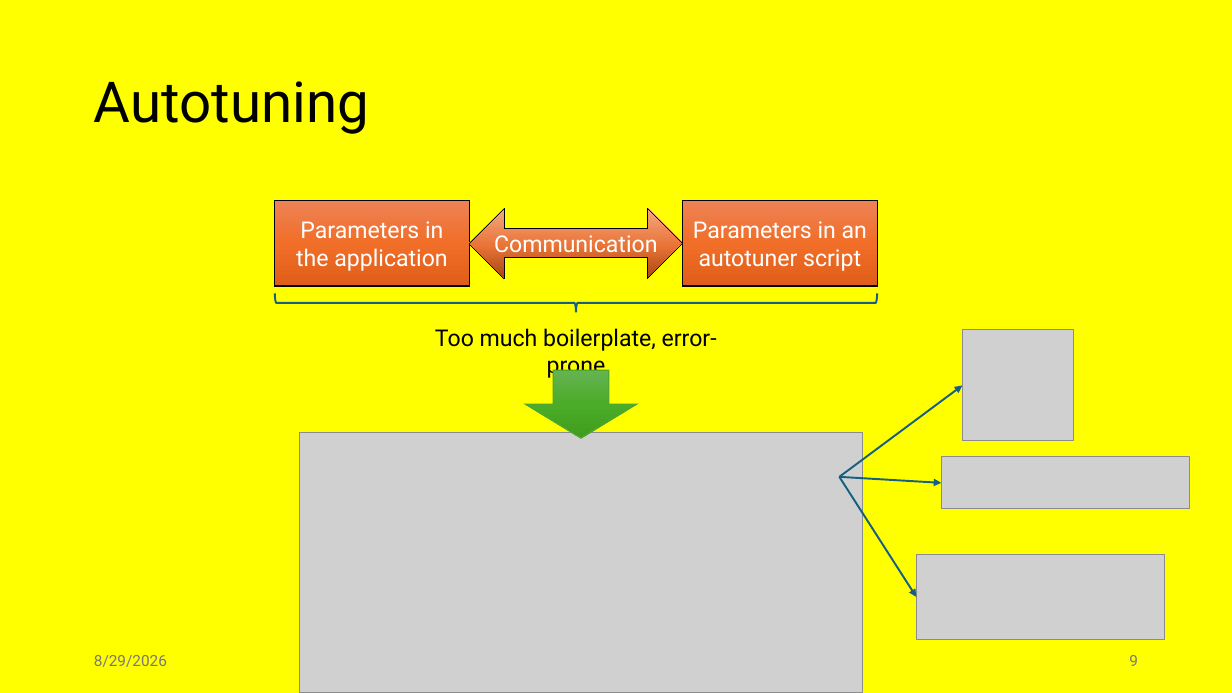
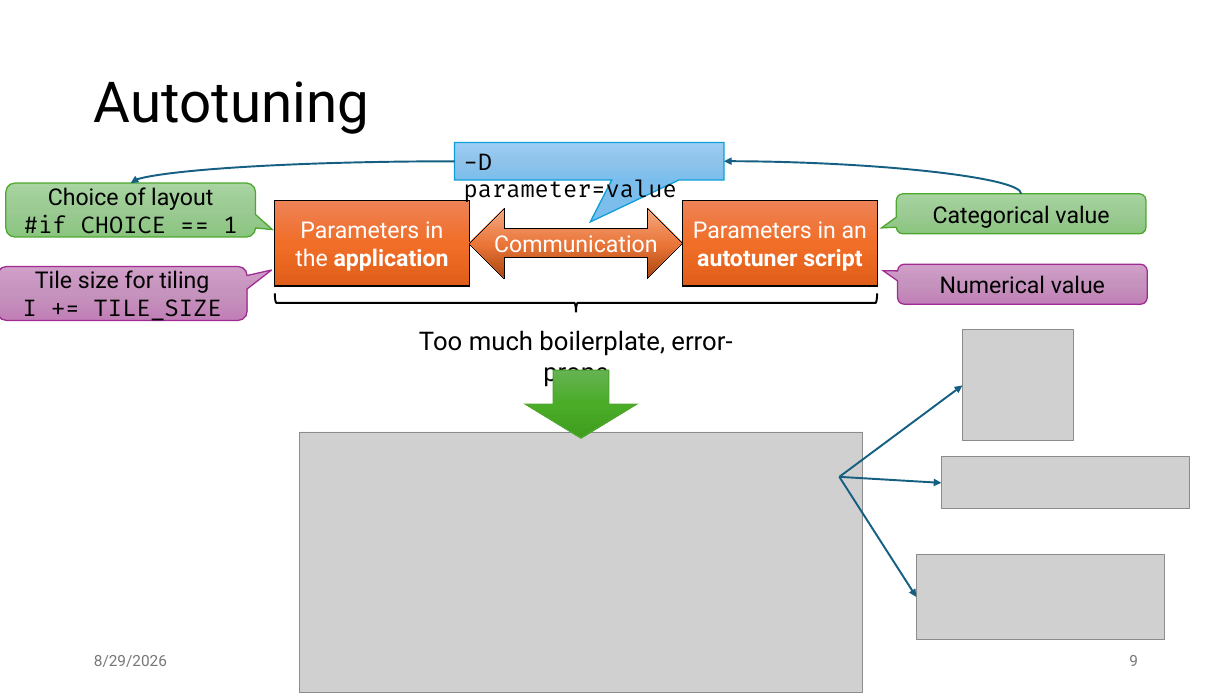
Before and after one commit to jiriklepl/phd-thesis, a slide deck: slide 9 of slides/Optimizing Memory Layouts and Traversal Orders in High-Performance Computing.pptx. Drawn at 1232x693 pixels with LibreOffice and Linux fonts; fonts in the diff are those of the drawing; grey boxes stand for pictures. Boxes give left, top, right and bottom in pixels: in the first picture for what was removed or moved away, otherwise in the second. Text is boxed around its words. In the diff, an @@ line names an element or a change of style, - is before the commit and + after.

```diff
--- a/slides/Optimizing Memory Layouts and Traversal Orders in High-Performance Computing.pptx
+++ b/slides/Optimizing Memory Layouts and Traversal Orders in High-Performance Computing.pptx
@@ background #FFFF00 to #FFFFFF @@
@@ speech box added at box(455, 142, 725, 179), fill gradient #9ECFF5 to #90C4EB to #7CBEED, outline #0F9ED5 1 pt, 18 pt, text #000000 @@
+-D parameter=value
@@ curved arrow added from (455, 162) to (130, 183), #156082 1.5 pt @@
@@ curved arrow added from (1021, 194) to (725, 162), #156082 1.5 pt @@
@@ rounded speech box added at box(6, 183, 255, 237), fill gradient #A8D5A0 to #9CCA94 to #8AC680, outline #4EA72E 1 pt, 18 pt, text #000000 @@
+Choice of layout
+#if CHOICE = = 1
@@ rectangle "Parameters in the application" at box(274, 201, 469, 286): bold on in "application" @@
@@ rectangle "Parameters in an autotuner script" at box(683, 201, 877, 286): bold on in "autotuner script" @@
@@ rounded speech box added at box(897, 194, 1146, 234), fill gradient #A8D5A0 to #9CCA94 to #8AC680, outline #4EA72E 1 pt, 18 pt, text #000000 @@
+Categorical value
@@ rounded speech box added at box(0, 266, 247, 320), fill gradient #D0A0C8 to #C693BD to #C17FB6, outline #A02B93 1 pt, 18 pt, text #000000 @@
+Tile size for tiling
+I += TILE_SIZE
@@ rounded speech box added at box(897, 264, 1147, 304), fill gradient #D0A0C8 to #C693BD to #C17FB6, outline #A02B93 1 pt, 18 pt, text #000000 @@
+Numerical value
@@ right brace at box(275, 293, 878, 313): outline #156082 1.5 pt to #000000 1.5 pt @@
@@ text "Too much boilerplate, error-prone": place and size @@
-text "Too much boilerplate, error-prone" at box(435, 328, 717, 379)
+text "Too much boilerplate, error-prone" at box(419, 330, 732, 388)
@@ text "Too much boilerplate, error-prone" at box(419, 330, 732, 388): size 18 to 20 pt @@
```
Also in this commit, not shown: 9 other slides changed, 2 other files.
